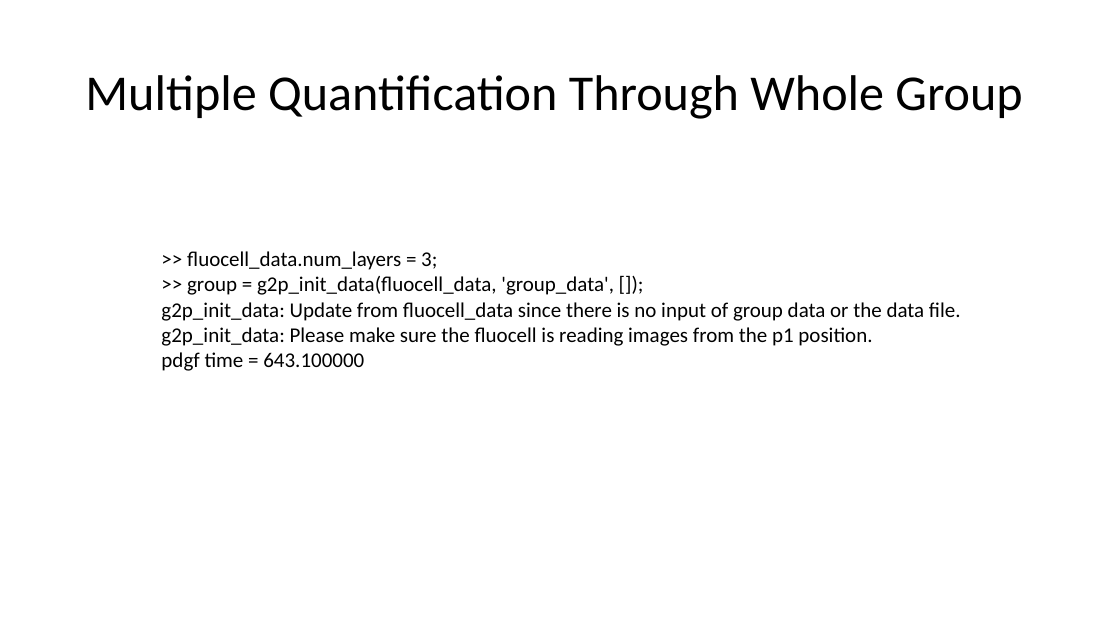
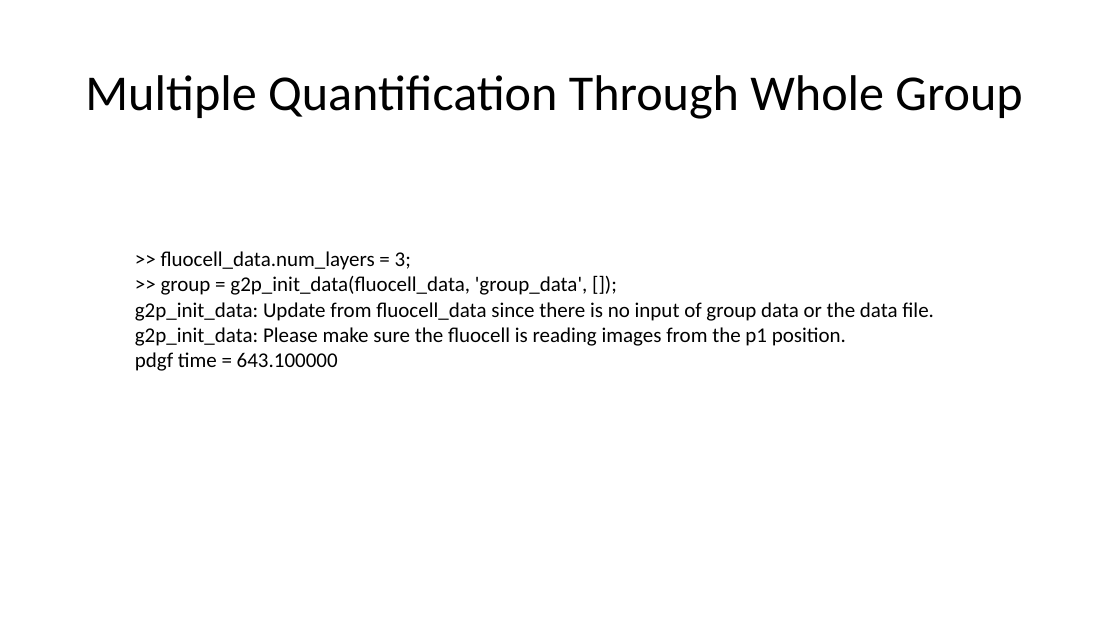
Before and after one commit to lu6007/quanty, a slide deck: slide 11 of doc/Quanty Demo.pptx. Drawn at 1120x630 pixels with LibreOffice and Linux fonts; fonts in the diff are those of the drawing. Boxes give left, top, right and bottom in pixels: in the first picture for what was removed or moved away, otherwise in the second. Text is boxed around its words. In the diff, an @@ line names an element or a change of style, - is before the commit and + after.

Commit message:
Testing group_plot()

```diff
--- a/doc/Quanty Demo.pptx
+++ b/doc/Quanty Demo.pptx
@@ text ">> fluocell_data.num_layers = 3;": place and size @@
-text ">> fluocell_data.num_layers = 3;" at [161,251,961,371]
+text ">> fluocell_data.num_layers = 3;" at [135,251,934,371]
```
Also in this commit, not shown: 2 other files.
